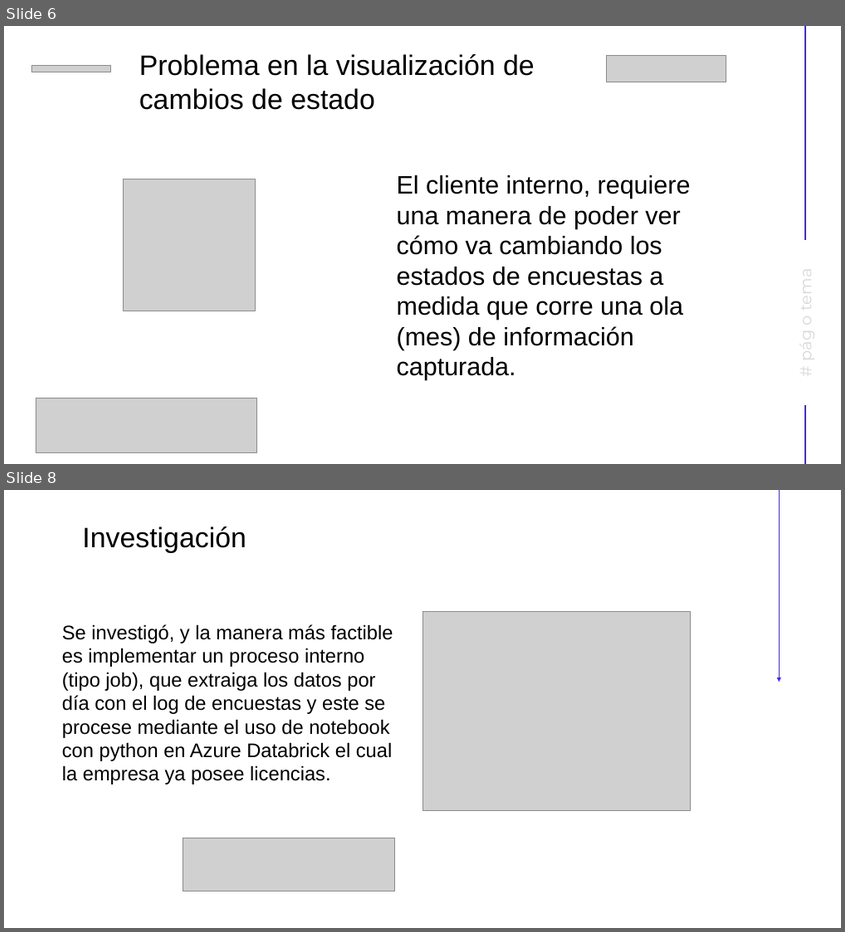
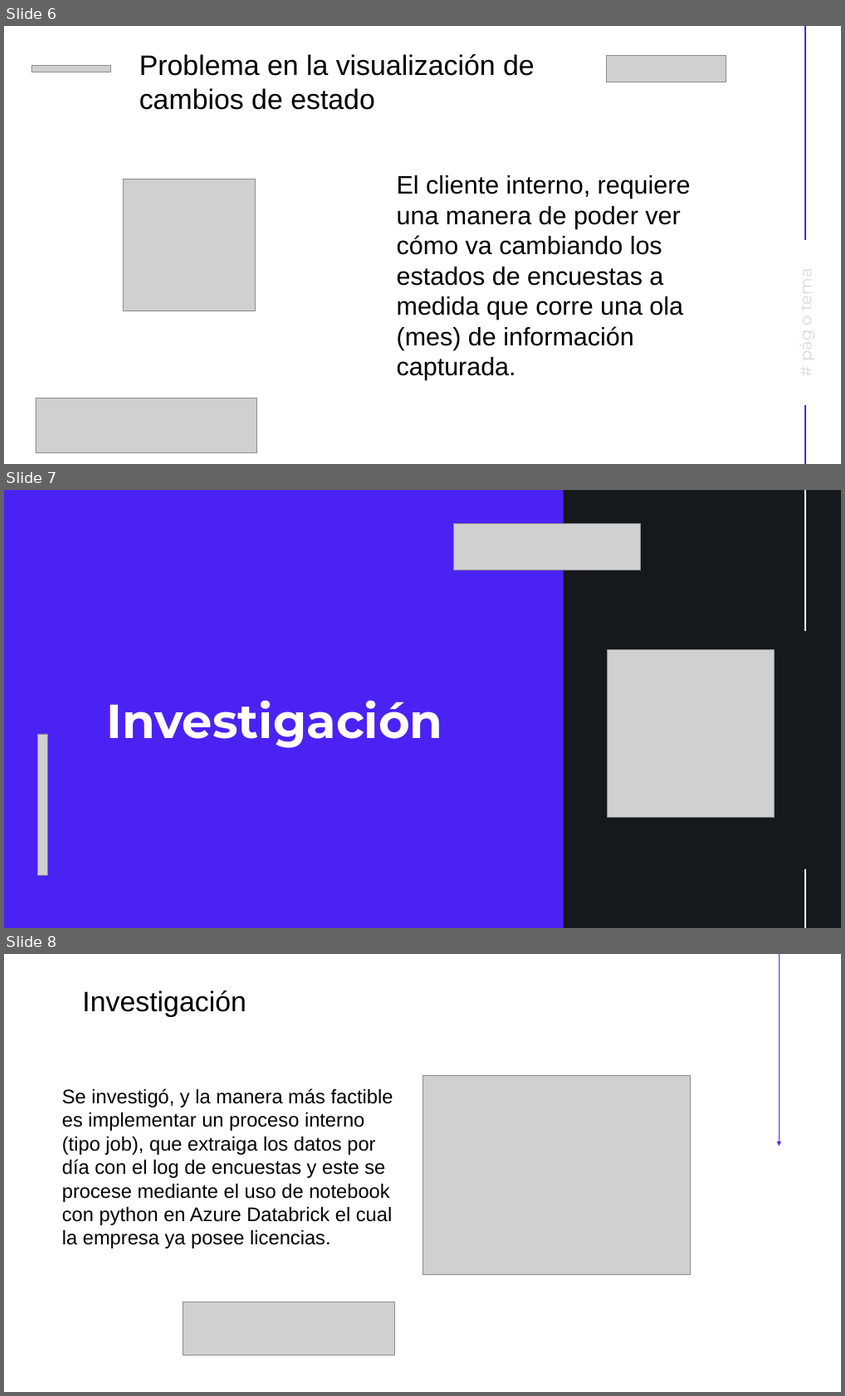
Before and after one commit to gcastillodn/python2, a slide deck: Proyect_Final/Demo Day - Gustavo Castillo.pptx. Shown one above the other, each under a label of ours: slides 6 and 8 before the commit, slides 6, 7 and 8 after it; the slides between them are not shown. The pictures are 845x932 and 845x1396 pixels, drawn with LibreOffice and Linux fonts; fonts in the diff are those of the drawing; grey boxes stand for pictures. Boxes give left, top, right and bottom in pixels: in the first picture for what was removed or moved away, otherwise in the second. Text is boxed around its words. In the diff, an @@ line names an element or a change of style, - is before the commit and + after.

```diff
--- a/Proyect_Final/Demo Day - Gustavo Castillo.pptx
+++ b/Proyect_Final/Demo Day - Gustavo Castillo.pptx
@@ slide 7 added at box(4, 490, 841, 928), background #4B22F4 @@
@@ rectangle added at box(563, 490, 841, 928), fill #16181C @@
@@ line added from (805, 490) to (805, 631), #FFFFFF 1.5 pt @@
@@ picture added at box(453, 523, 641, 570) @@
@@ picture added at box(607, 650, 774, 817) @@
@@ text added at box(106, 700, 443, 748), 68 pt, text #FFFFFF, bold @@
+Investigación
@@ picture added at box(37, 734, 47, 875) @@
@@ line added from (805, 869) to (805, 928), #FFFFFF 1.5 pt @@
```
Also in this commit, not shown: 4 slides changed, 2 other slides added, 1 slide removed.
